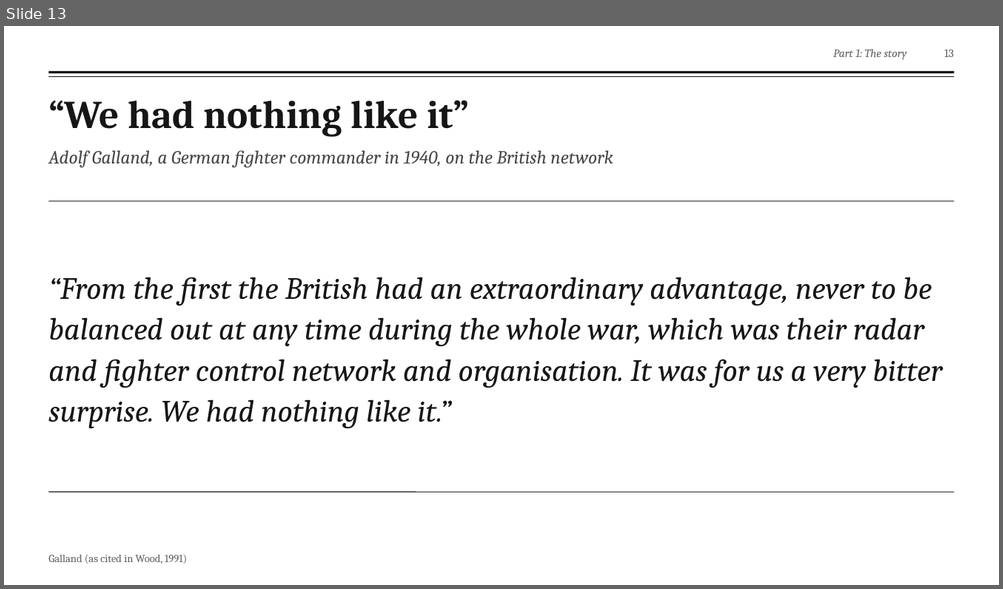
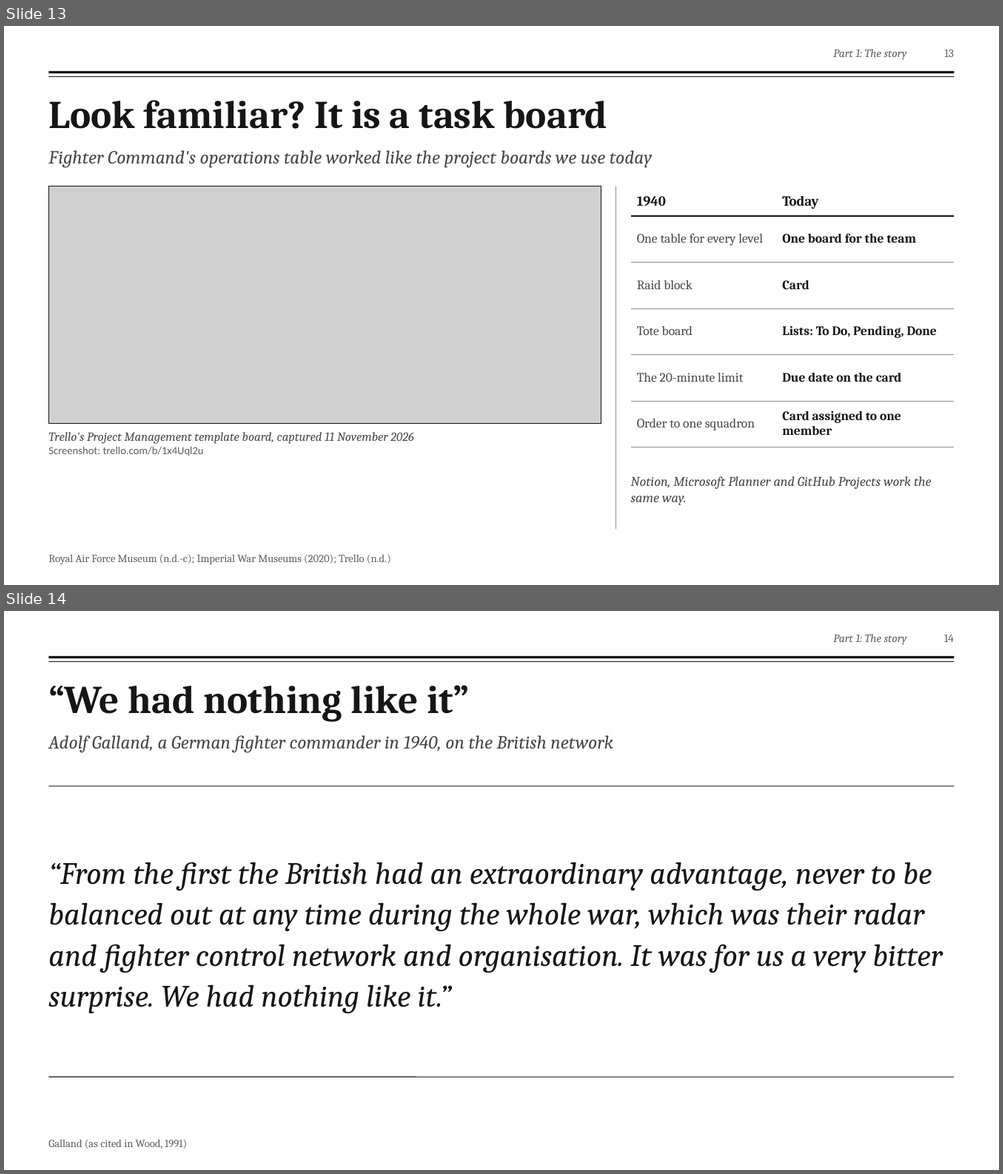
Before and after one commit to fengyiqicoder/fumadocs, a slide deck: dowding-presentation/Dowding_Effective_Communication.pptx. Shown one above the other, each under a label of ours: slide 13 before the commit, slides 13 and 14 after it. The pictures are 1003x589 and 1003x1174 pixels, drawn with LibreOffice and Linux fonts; fonts in the diff are those of the drawing; grey boxes stand for pictures; background and template pictures are left out. Boxes give left, top, right and bottom in pixels: in the first picture for what was removed or moved away, otherwise in the second. Text is boxed around its words. In the diff, an @@ line names an element or a change of style, - is before the commit and + after.

```diff
--- a/dowding-presentation/Dowding_Effective_Communication.pptx
+++ b/dowding-presentation/Dowding_Effective_Communication.pptx
@@ slide 13 added at [4, 26, 999, 585], background picture (left out); not listed: 2 template elements that a slide beside it also shows @@
@@ text added at [833, 49, 907, 60], 11 pt, text #5E5E5E, italic @@
+Part 1: The story
@@ page number added at [944, 49, 953, 57], 11 pt, text #5E5E5E @@
+13
@@ text added at [48, 100, 607, 129], 38 pt, text #161616, bold @@
+Look familiar? It is a task board
@@ text added at [48, 150, 652, 168], 18 pt, text #474747, italic @@
+Fighter Command's operations table worked like the project boards we use today
@@ picture added at [48, 187, 601, 423] @@
@@ rectangle added at [48, 187, 601, 423], outline #161616 0.75 pt @@
@@ line added from (616, 187) to (616, 530), #8C8C8C 0.5 pt @@
@@ table added at [631, 187, 954, 438], 6 rows, 2 columns @@
+1940 | Today
+One table for every level | One board for the team
+Raid block | Card
+Tote board | Lists: To Do, Pending, Done
+The 20-minute limit | Due date on the card
+Order to one squadron | Card assigned to one member
@@ text added at [48, 432, 413, 457], 12 pt, text #474747, italic @@
+Trello's Project Management template board, captured 11 November 2026
+Screenshot: trello.com/b/1x4Uql2u
@@ text added at [631, 477, 931, 506], 13 pt, text #474747, italic @@
+Notion, Microsoft Planner and GitHub Projects work the same way.
@@ text added at [48, 555, 391, 565], 10.5 pt, text #5E5E5E @@
+Royal Air Force Museum (n.d.-c); Imperial War Museums (2020); Trello (n.d.)
@@ what was slide 13 is now slide 14 @@
@@ page number at [944, 634, 953, 642]: text changed @@
-13
+14
```
Also in this commit, not shown: 8 slides changed, 1 other slide added, 1 slide removed, 2 other files.
